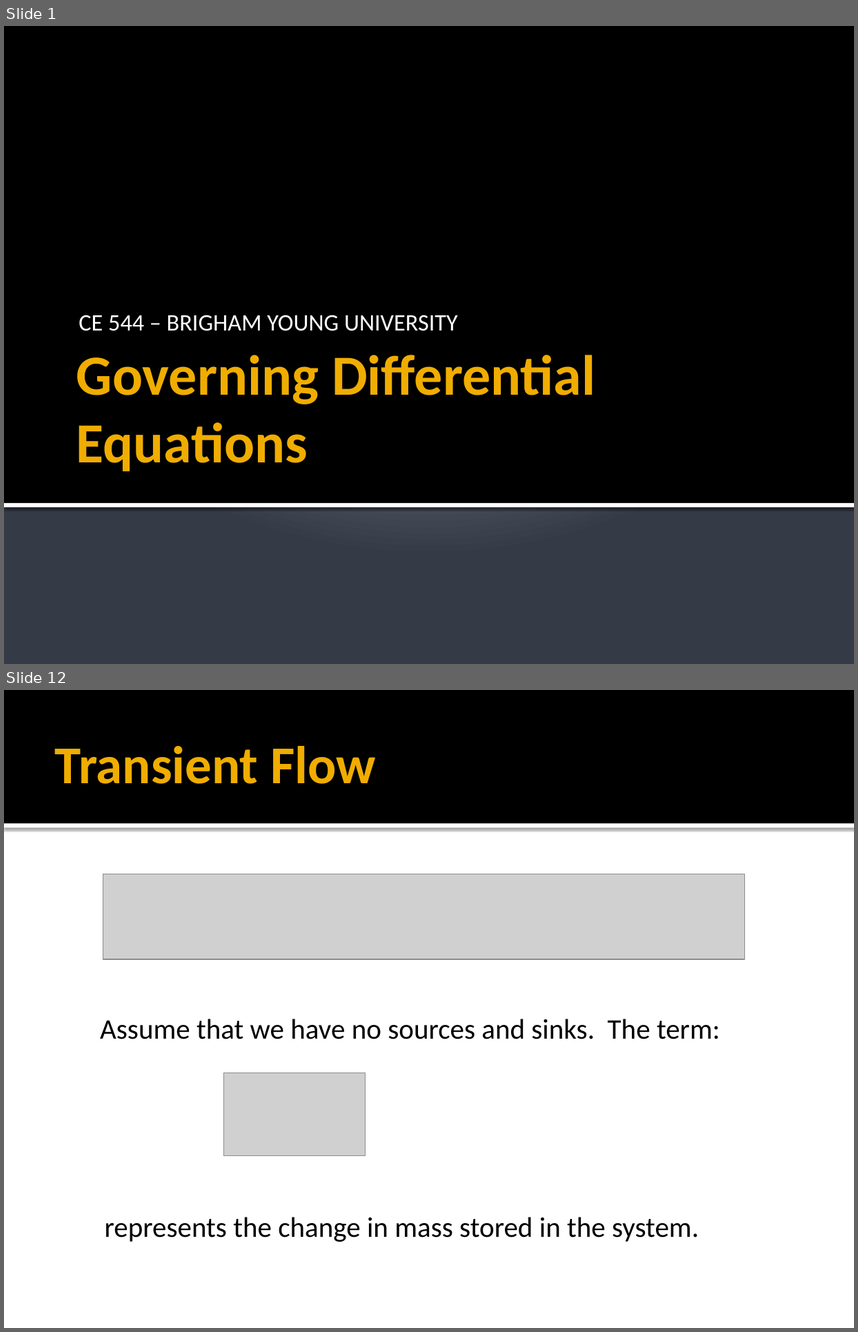
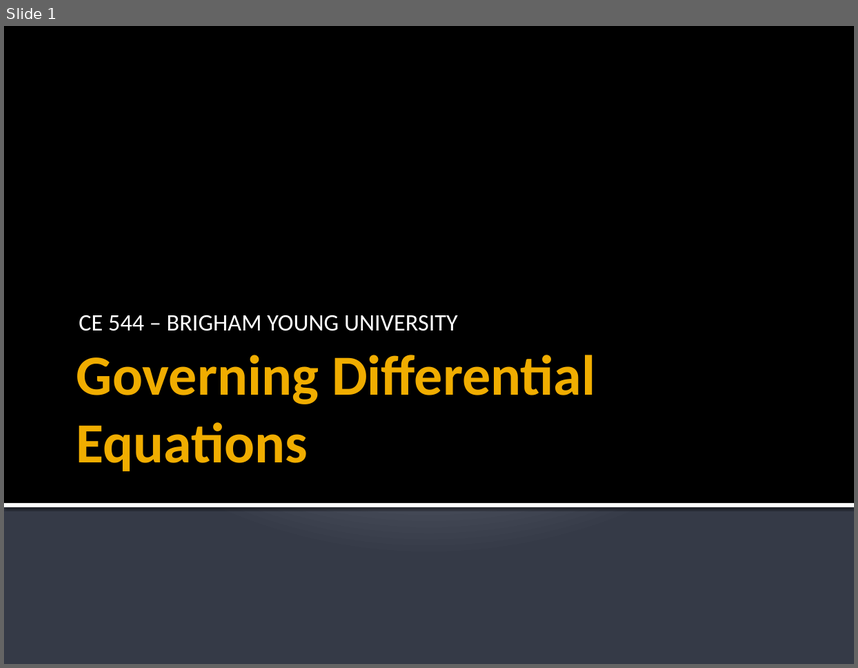
Before and after one commit to njones61/ce544, a slide deck: docs/unit1/05_goveqs/governing equations.pptx. Shown one above the other, each under a label of ours: slides 1 and 12 before the commit, slide 1 after it; the slides between them are not shown. The pictures are 858x1332 and 858x668 pixels, drawn with LibreOffice and Linux fonts; fonts in the diff are those of the drawing; grey boxes stand for pictures. Boxes give left, top, right and bottom in pixels: in the first picture for what was removed or moved away, otherwise in the second. Text is boxed around its words. In the diff, an @@ line names an element or a change of style, - is before the commit and + after.

```diff
--- a/docs/unit1/05_goveqs/governing equations.pptx
+++ b/docs/unit1/05_goveqs/governing equations.pptx
@@ slide 12 removed at (4, 690, 854, 1328), background #FFFFFF @@
@@ rectangle removed at (4, 690, 854, 823) @@
@@ title removed at (55, 746, 376, 784) @@
-Transient Flow
@@ rectangle removed at (4, 823, 854, 828) @@
@@ picture removed at (103, 874, 745, 960) @@
@@ text removed at (100, 1018, 720, 1039) @@
-Assume that we have no sources and sinks. The term:
@@ picture removed at (223, 1072, 366, 1156) @@
@@ text removed at (105, 1216, 699, 1241) @@
-represents the change in mass stored in the system.
```
Also in this commit, not shown: 10 slides changed, 6 slides added, 3 other slides removed, 1 other file.
